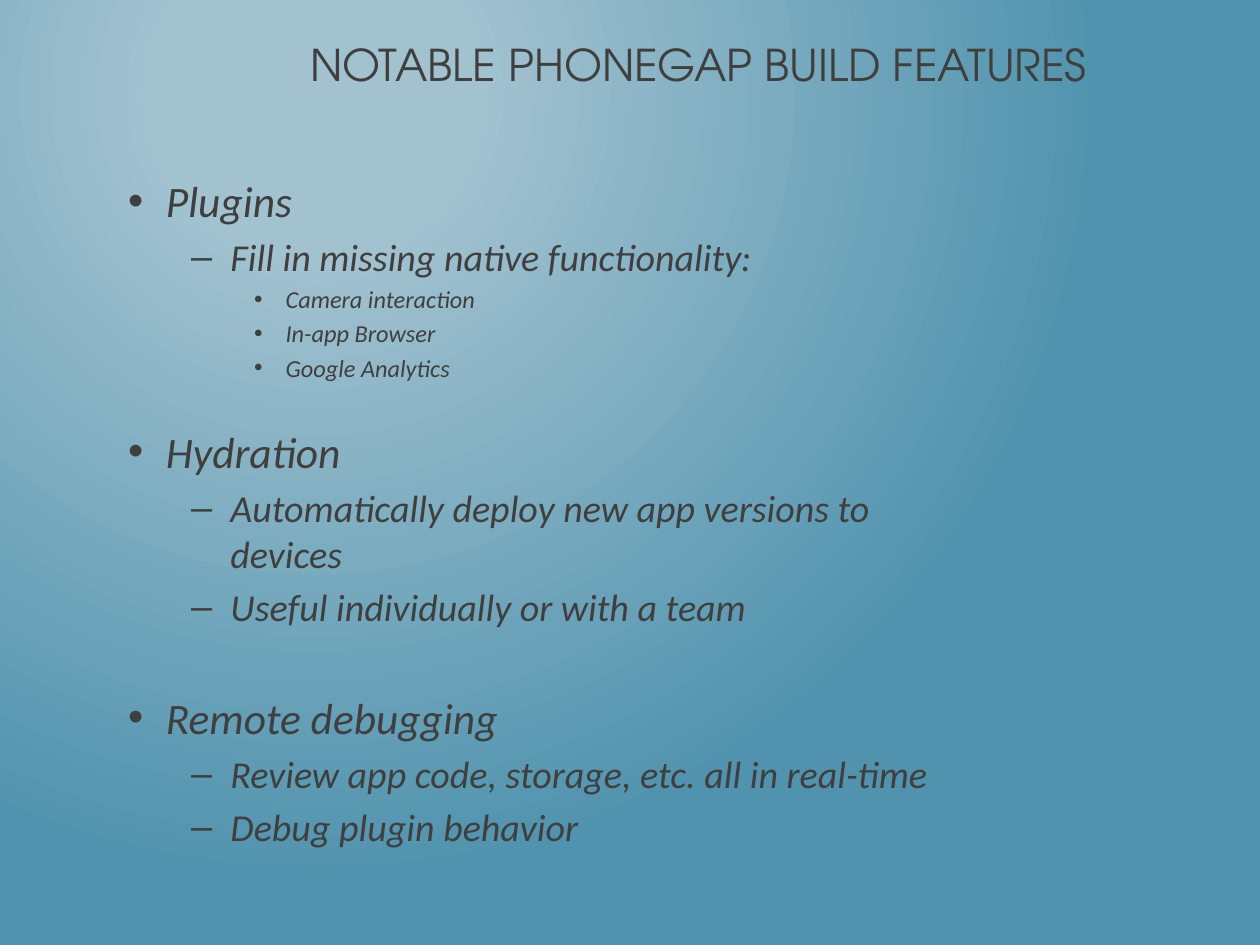
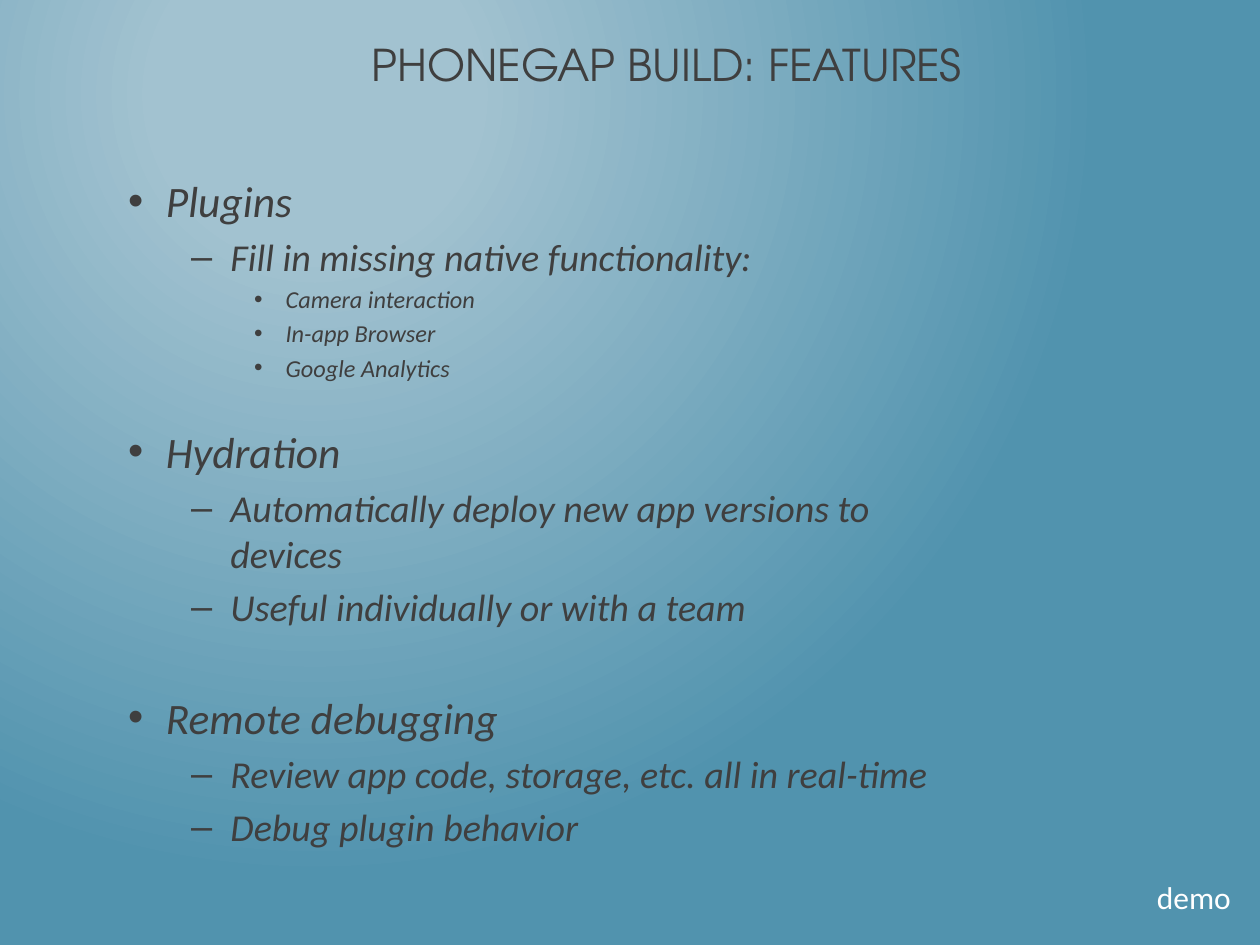
Before and after one commit to dotNetkow/Presentations, a slide deck: slide 24 of That Conference 2014/Building PhoneGap Mobile App w KendoUI.pptx (slide 21 before the commit). Drawn at 1260x945 pixels with LibreOffice and Linux fonts; fonts in the diff are those of the drawing. Boxes give left, top, right and bottom in pixels: in the first picture for what was removed or moved away, otherwise in the second. Text is boxed around its words. In the diff, an @@ line names an element or a change of style, - is before the commit and + after.

```diff
--- a/That Conference 2014/Building PhoneGap Mobile App w KendoUI.pptx
+++ b/That Conference 2014/Building PhoneGap Mobile App w KendoUI.pptx
@@ title at <box>372,48,962,82</box>: text changed @@
-NOTABLE PHONEGAP BUILD FEATURES
+PHONEGAP BUILD: FEATURES
@@ text added at <box>1157,887,1231,909</box>, 18 pt, text #FFFFFF @@
+demo
```
Also in this commit, not shown: 6 other slides changed, 6 slides added.
